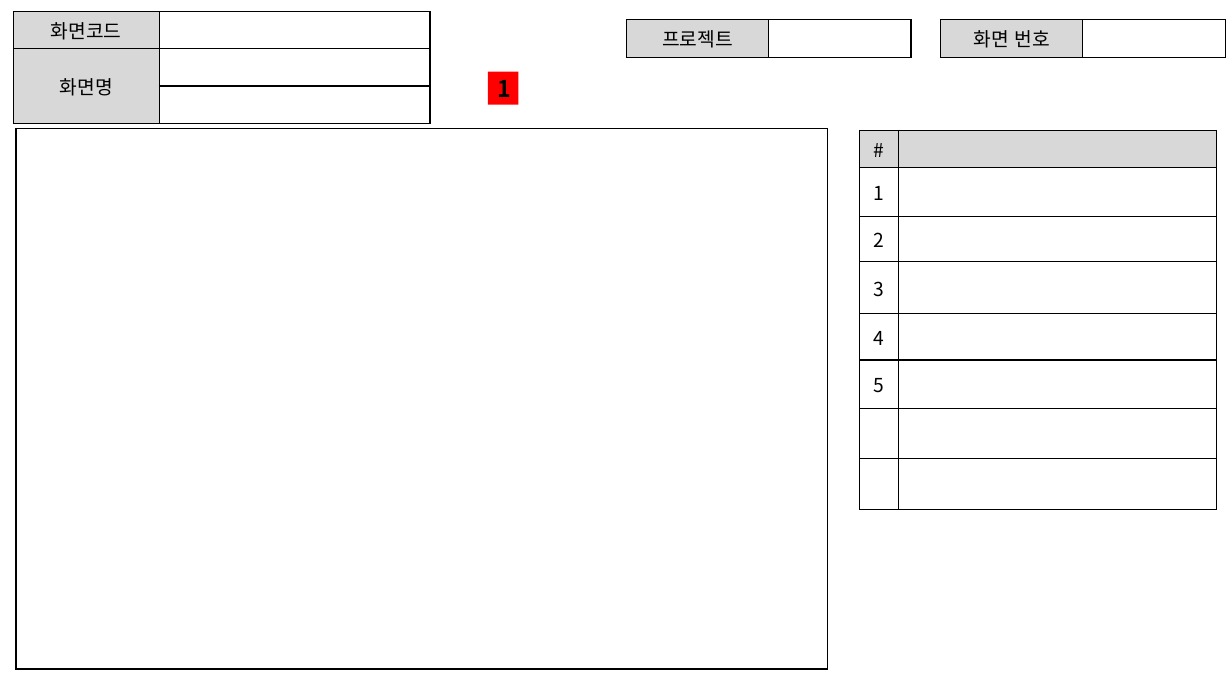
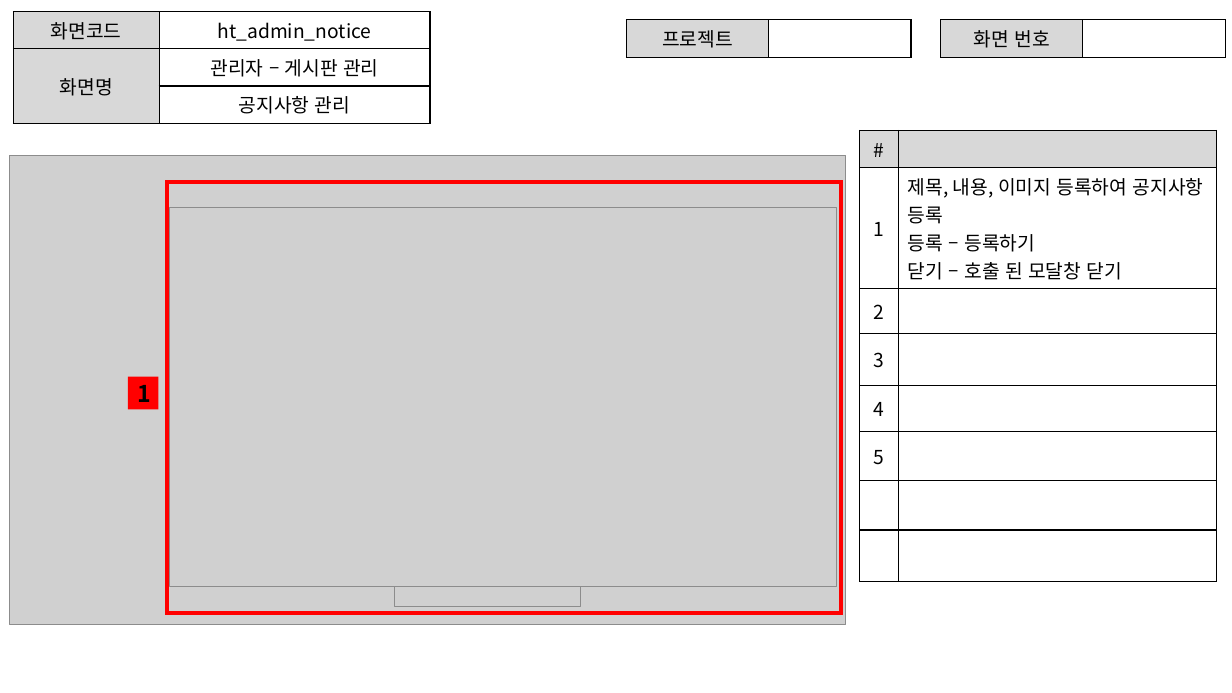
Before and after one commit to ezenteam2/e-Zone, a slide deck: slide 14 of 0 발표용 파워포인트/project05 - 파워포인트 종합 - 현태.pptx (slide 12 before the commit). Drawn at 1232x693 pixels with LibreOffice and Linux fonts; fonts in the diff are those of the drawing; grey boxes stand for pictures. Boxes give left, top, right and bottom in pixels: in the first picture for what was removed or moved away, otherwise in the second. Text is boxed around its words. In the diff, an @@ line names an element or a change of style, - is before the commit and + after.

```diff
--- a/0 발표용 파워포인트/project05 - 파워포인트 종합 - 현태.pptx
+++ b/0 발표용 파워포인트/project05 - 파워포인트 종합 - 현태.pptx
@@ table at (13,12,430,118) @@
-row 1, column 2: 
+row 1, column 2: ht_admin_notice
-row 2, column 2: 
+row 2, column 2: 관리자 – 게시판 관리
-row 3, column 2: 
+row 3, column 2: 공지사항 관리
@@ table at (860,130,1217,558) @@
-row 2, column 2: 
+row 2, column 2: 제목, 내용, 이미지 등록하여 공지사항 등록 / 등록 – 등록하기 / 닫기 – 호출 된 모달창 닫기
@@ picture added at (9,155,846,625) @@
@@ rectangle: place and size @@
-rectangle at (16,128,827,669)
+rectangle at (167,182,841,614)
@@ rectangle at (167,182,841,614): outline #000000 1 pt to #FF0000 3 pt @@
@@ picture added at (170,207,837,586) @@
@@ rectangle "1": place and size @@
-rectangle "1" at (488,72,518,104)
+rectangle "1" at (128,377,158,409)
@@ picture added at (395,556,580,607) @@
@@ rectangle added at (703,559,755,587), fill #D0CECE @@
```
Also in this commit, not shown: 9 other slides changed, 10 slides added, 2 other files.
